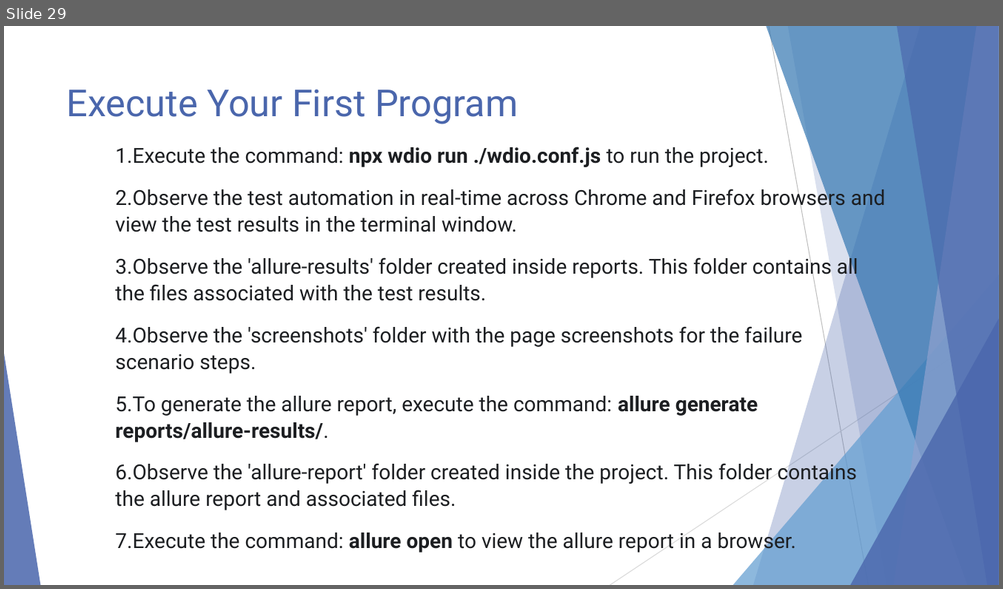
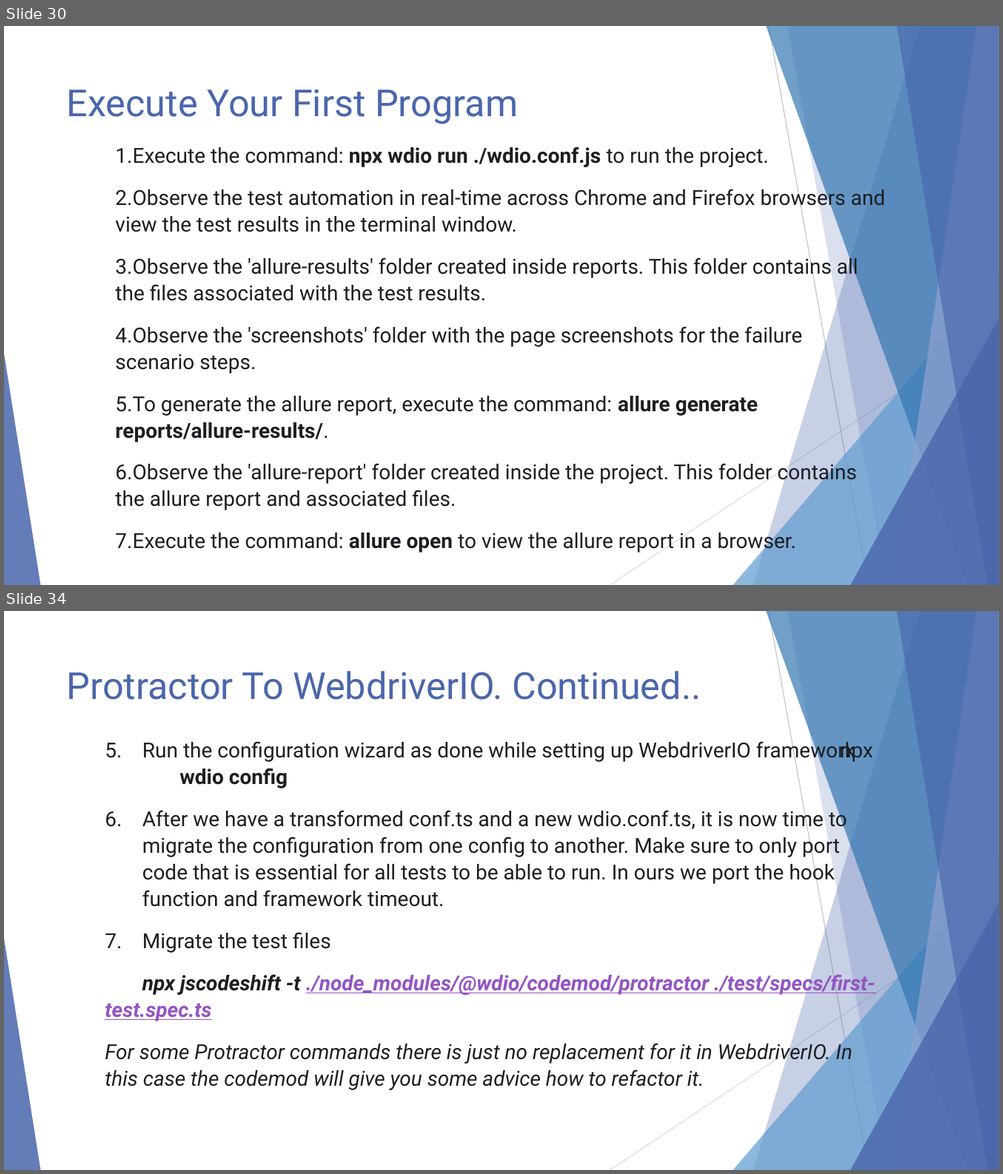
Before and after one commit to reshu-testonics/WebdriverIO, a slide deck: WebdriverIO.pptx. Shown one above the other, each under a label of ours: slide 29 before the commit, slides 30 and 34 after it; the slides between them are not shown. The pictures are 1003x589 and 1003x1174 pixels, drawn with LibreOffice and Linux fonts; fonts in the diff are those of the drawing. Boxes give left, top, right and bottom in pixels: in the first picture for what was removed or moved away, otherwise in the second. Text is boxed around its words. In the diff, an @@ line names an element or a change of style, - is before the commit and + after.

```diff
--- a/WebdriverIO.pptx
+++ b/WebdriverIO.pptx
@@ slide 34 added at bbox=[4, 611, 999, 1170], background #FFFFFF; not listed: 10 template elements that a slide beside it also shows @@
@@ title added at bbox=[67, 671, 700, 700], 36 pt, text #4A66AC @@
+Protractor To WebdriverIO. Continued..
@@ text added at bbox=[105, 738, 875, 1091], 20 pt, text #1C1E21 @@
+5. Run the configuration wizard as done while setting up WebdriverIO framework npx wdio config
+6. After we have a transformed conf.ts and a new wdio.conf.ts, it is now time to migrate the configuration from one config to another. Make sure to only port code that is essential for all tests to be able to run. In ours we port the hook function and framework timeout.
+7. Migrate the test files
+npx jscodeshift -t ./node_modules/@wdio/codemod/protractor ./test/specs/first-test.spec.ts
+For some Protractor commands there is just no replacement for it in WebdriverIO. In this case the codemod will give you some advice how to refactor it.
@@ what was slide 29 is now slide 30 @@
```
Also in this commit, not shown: 2 slides changed, 2 other slides added.
